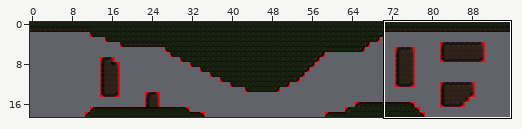
Two states of a Tiled map, res/map/finalmap01.tmx. Above, an overview of the earlier version with the close-up marked.
Close-up. As it was:
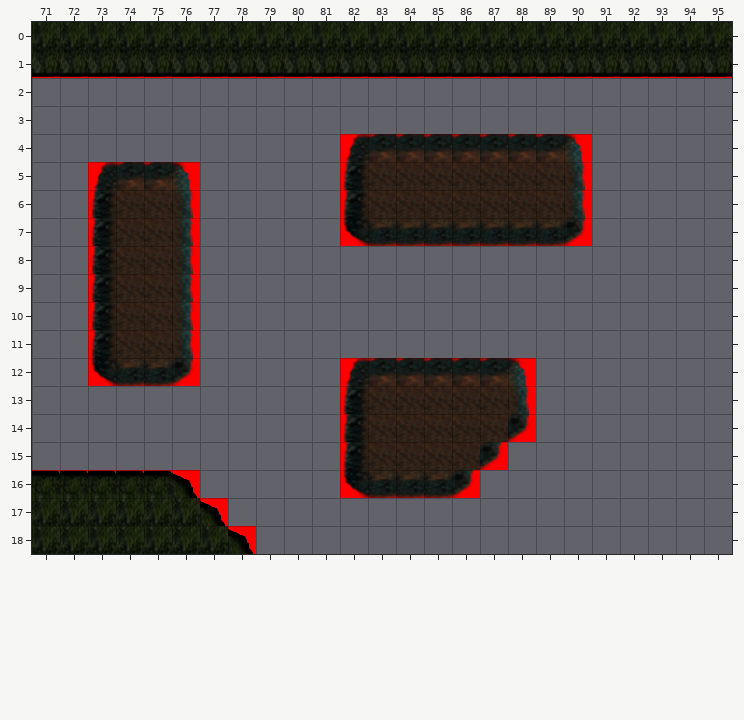
Cells are 32x32 px. Shown: x 71..95, y 0..18. The commit also changed other parts of the map, which this record leaves out.
New version:
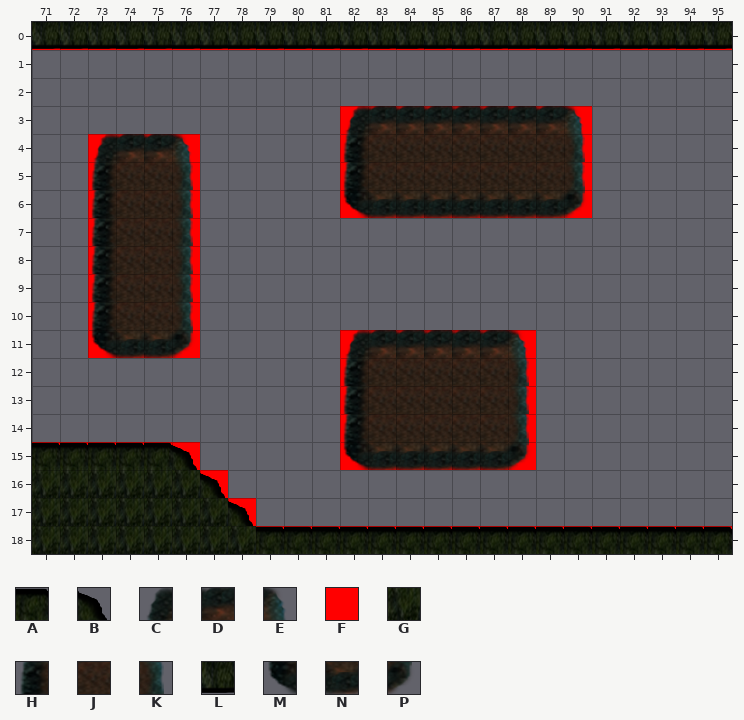
Key: from "tileset": A 1, B 2, C 3, D 4, E 5, F 6, G 9, H 11, J 12, K 13, L 17, M 19, N 20, P 21.
_ is an empty cell.
From old to new:
{"where": "layer \"collision\""}
{"y":1,"x":71,"old":"FFFFFFFFFFFFFFFFFFFFFFFFF","new":"_________________________"}
{"y":3,"x":82,"old":"_________","new":"FFFFFFFFF"}
{"y":4,"x":73,"old":"____","new":"FFFF"}
{"y":7,"x":82,"old":"FFFFFFFFF","new":"_________"}
{"y":11,"x":82,"old":"_______","new":"FFFFFFF"}
{"y":12,"x":73,"old":"FFFF","new":"____"}
{"y":15,"x":71,"old":"______","new":"FFFFFF"}
{"y":15,"x":88,"old":"_","new":"F"}
{"y":16,"x":77,"old":"_","new":"F"}
{"y":16,"x":82,"old":"FFFFF","new":"_____"}
{"y":17,"x":78,"old":"_","new":"F"}
{"y":18,"x":79,"old":"_________________","new":"FFFFFFFFFFFFFFFFF"}
{"where": "layer \"terrain\""}
{"y":0,"x":71,"old":"GGGGGGGGGGGGGGGGGGGGGGGGG","new":"LLLLLLLLLLLLLLLLLLLLLLLLL"}
{"y":1,"x":71,"old":"LLLLLLLLLLLLLLLLLLLLLLLLL","new":"_________________________"}
{"y":3,"x":82,"old":"_________","new":"CDDDDDDDE"}
{"y":4,"x":73,"old":"____","new":"CDDE"}
{"y":4,"x":82,"old":"CDDDDDDDE","new":"HJJJJJJJK"}
{"y":5,"x":73,"old":"CDDE","new":"HJJK"}
{"y":6,"x":82,"old":"HJJJJJJJK","new":"MNNNNNNNP"}
{"y":7,"x":82,"old":"MNNNNNNNP","new":"_________"}
{"y":11,"x":73,"old":"HJJK","new":"MNNP"}
{"y":11,"x":82,"old":"_______","new":"CDDDDDE"}
{"y":12,"x":73,"old":"MNNP","new":"____"}
{"y":12,"x":82,"old":"CDDDDDE","new":"HJJJJJK"}
{"y":14,"x":88,"old":"P","new":"K"}
{"y":15,"x":71,"old":"______","new":"AAAAAB"}
{"y":15,"x":82,"old":"HJJJJP_","new":"MNNNNNP"}
{"y":16,"x":71,"old":"AAAAAB_","new":"GGGGGGB"}
{"y":16,"x":82,"old":"MNNNP","new":"_____"}
{"y":17,"x":77,"old":"B_","new":"GB"}
{"y":18,"x":78,"old":"B_________________","new":"GAAAAAAAAAAAAAAAAA"}
{"label":"changed","picture_box":[32,22,732,78]}
{"label":"changed","picture_box":[340,106,592,162]}
{"label":"changed","picture_box":[88,134,200,190]}
{"label":"changed","picture_box":[340,190,592,246]}
{"label":"changed","picture_box":[88,330,200,386]}
{"label":"changed","picture_box":[340,330,536,386]}
{"label":"changed","picture_box":[32,414,732,554]}
